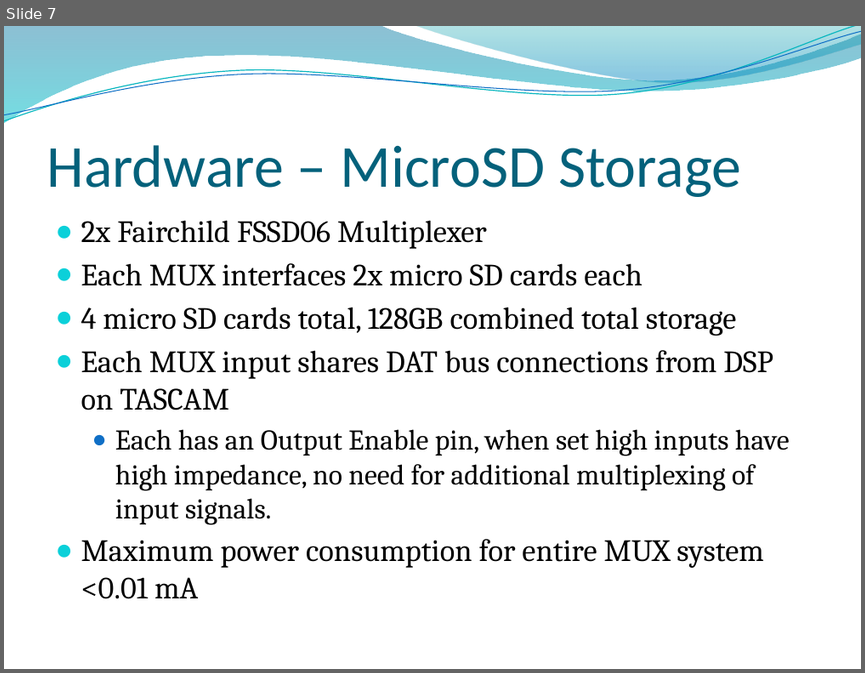
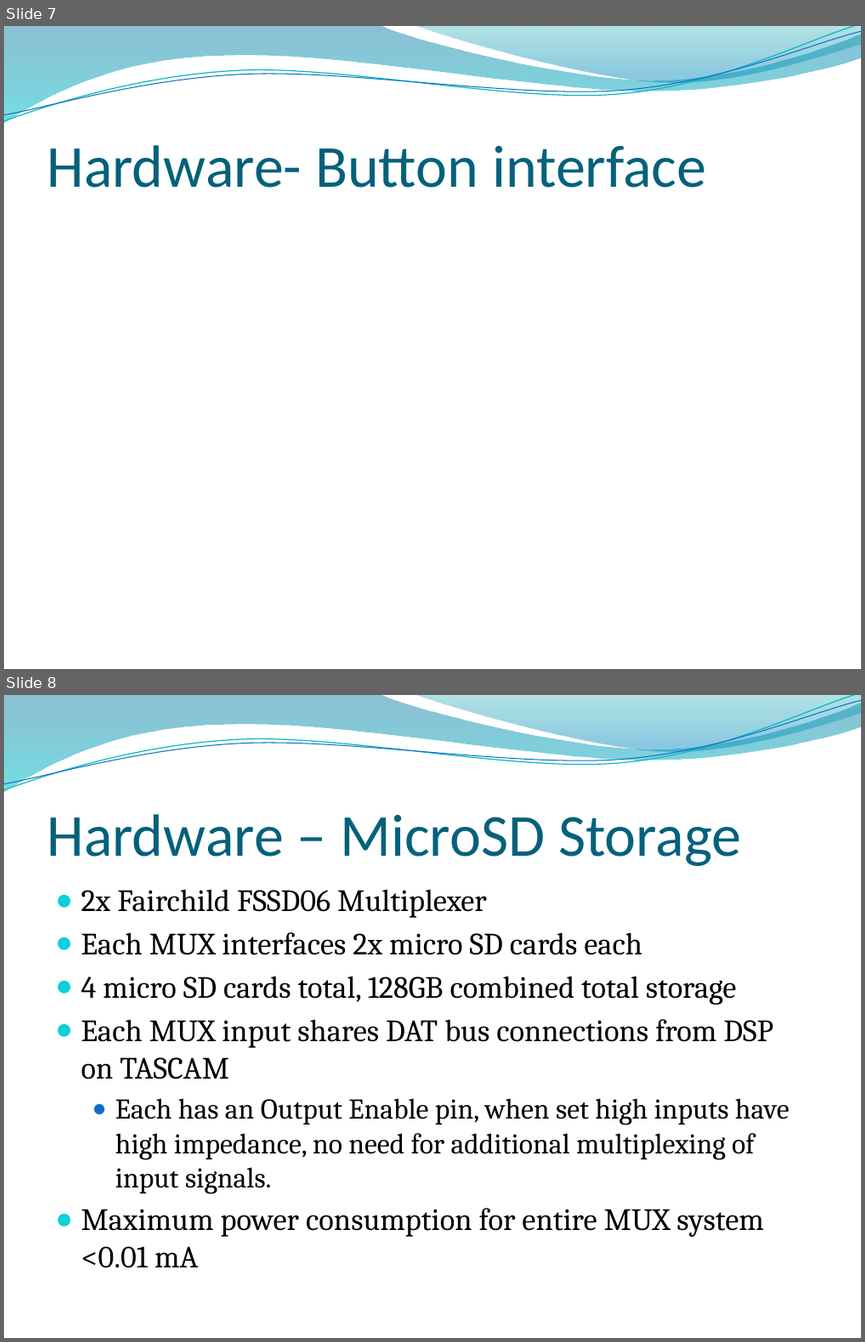
Before and after one commit to chelseathroop/UUVCapstone, a slide deck: CapstoneAssignments/CapstoneProposal.pptx. Shown one above the other, each under a label of ours: slide 7 before the commit, slides 7 and 8 after it. The pictures are 865x673 and 865x1342 pixels, drawn with LibreOffice and Linux fonts; fonts in the diff are those of the drawing; background and template pictures are left out. Boxes give left, top, right and bottom in pixels: in the first picture for what was removed or moved away, otherwise in the second. Text is boxed around its words. In the diff, an @@ line names an element or a change of style, - is before the commit and + after.

```diff
--- a/CapstoneAssignments/CapstoneProposal.pptx
+++ b/CapstoneAssignments/CapstoneProposal.pptx
@@ slide 7 added at bbox=[4, 26, 861, 669], background picture (left out); not listed: 4 template elements that a slide beside it also shows @@
@@ title added at bbox=[46, 145, 706, 188], 50 pt, text #04617B @@
+Hardware- Button interface
@@ what was slide 7 is now slide 8 @@
```
Also in this commit, not shown: 6 slides changed, 4 other slides added, 2 slides removed, 1 other file.
